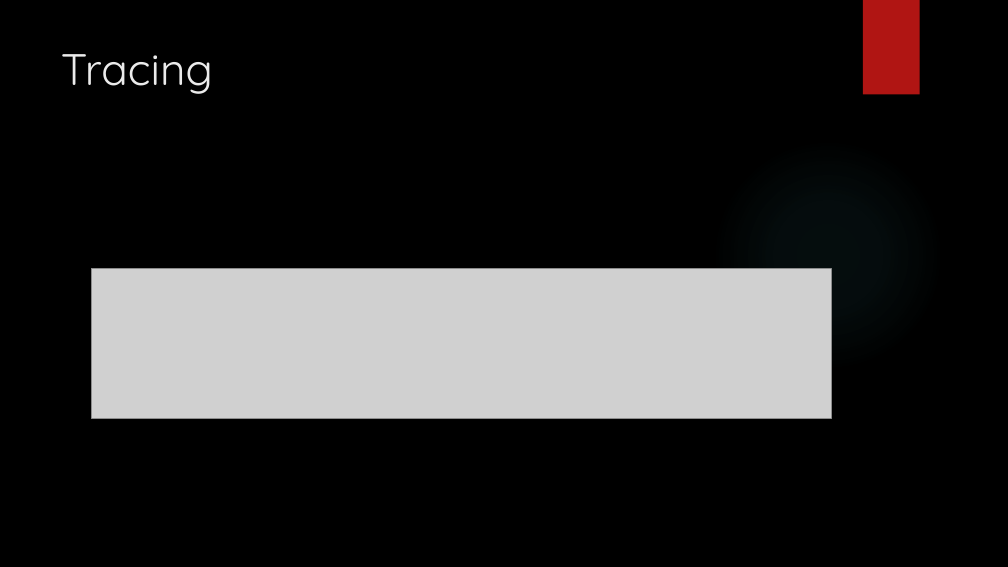
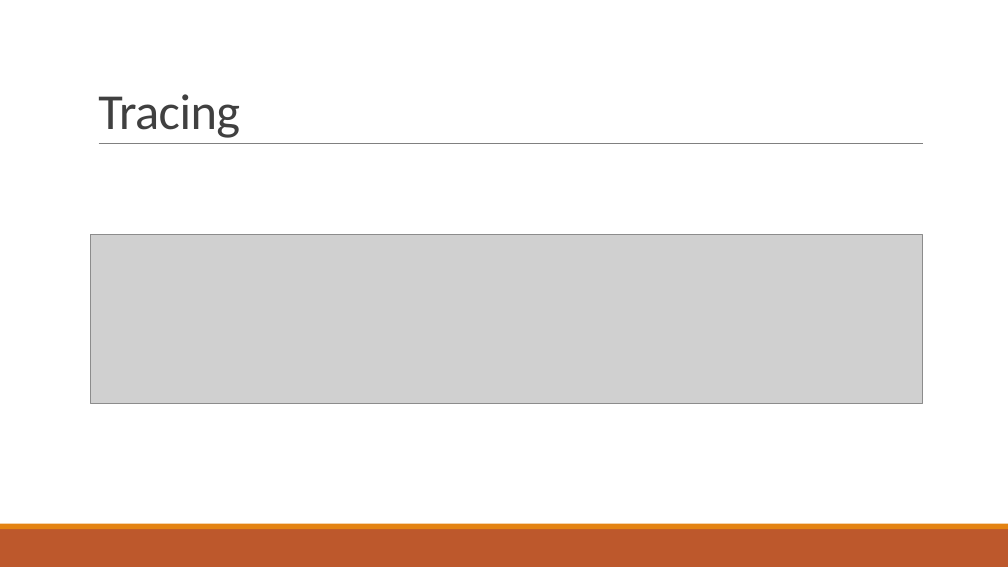
Before and after one commit to 3schwartz/StudyGroup, a slide deck: slide 7 of Outbox/Optimize Outbox pattern.pptx. Drawn at 1008x567 pixels with LibreOffice and Linux fonts; fonts in the diff are those of the drawing; grey boxes stand for pictures; background and template pictures are left out. Boxes give left, top, right and bottom in pixels: in the first picture for what was removed or moved away, otherwise in the second. Text is boxed around its words. In the diff, an @@ line names an element or a change of style, - is before the commit and + after.

Commit message:
Update design

```diff
--- a/Outbox/Optimize Outbox pattern.pptx
+++ b/Outbox/Optimize Outbox pattern.pptx
@@ background picture (left out) to #FFFFFF @@
@@ title "Tracing": place and size @@
-title "Tracing" at (61,54,213,94)
+title "Tracing" at (98,94,240,138)
@@ title "Tracing" at (98,94,240,138): size 42 to 48 pt, font Quicksand to Calibri, text colour #EBEBEB to #404040, letter spacing 0 to -0.5 pt; line spacing 1 to 0.85; vertical alignment top to bottom @@
@@ rectangle removed at (863,0,920,95) @@
@@ line added from (99, 144) to (923, 144), #808080 0.5 pt @@
@@ ellipse removed at (712,138,944,371) @@
@@ picture: place and size @@
-picture at (91,268,831,419)
+picture at (91,234,923,403)
@@ rectangle added at (0,529,1008,567), fill #BD582C @@
@@ rectangle added at (0,524,1008,529), fill #E48312 @@
```
Also in this commit, not shown: 9 other slides changed.
